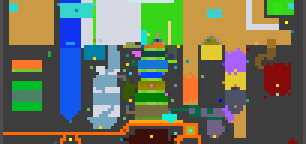
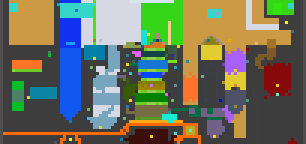
Layered file, before and after one edit (w=306, h=144). Changes by layer:
painted on "biome_map.png" over [24, 81, 57, 111]
